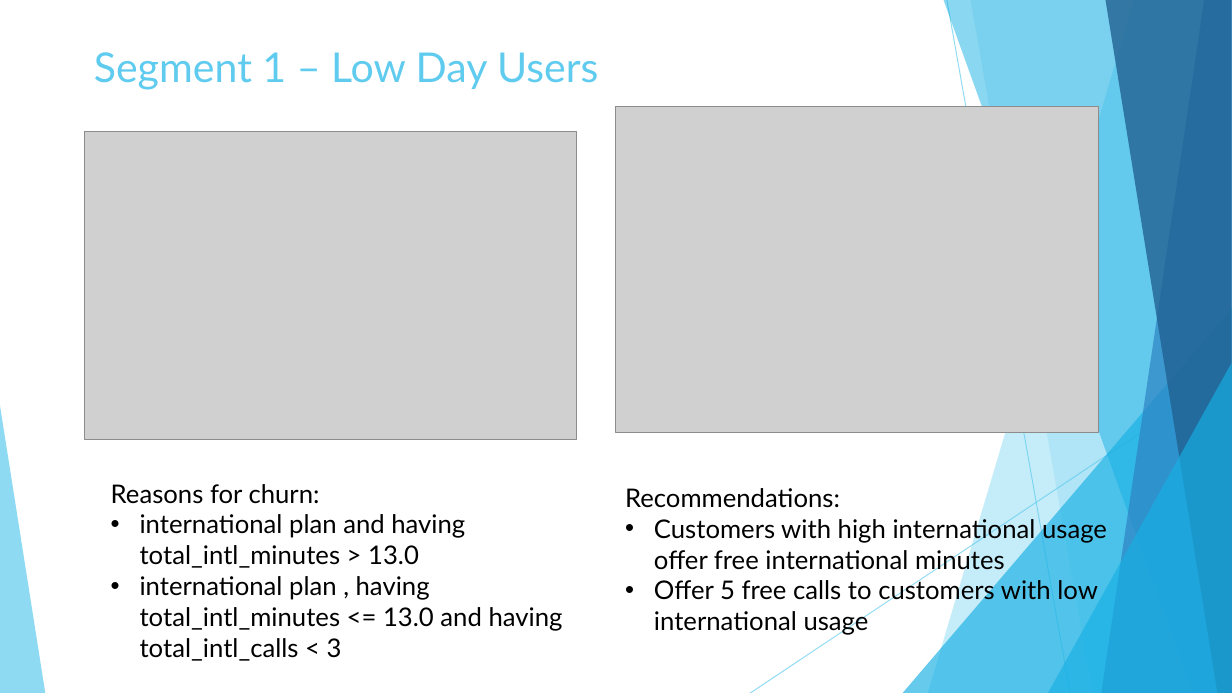
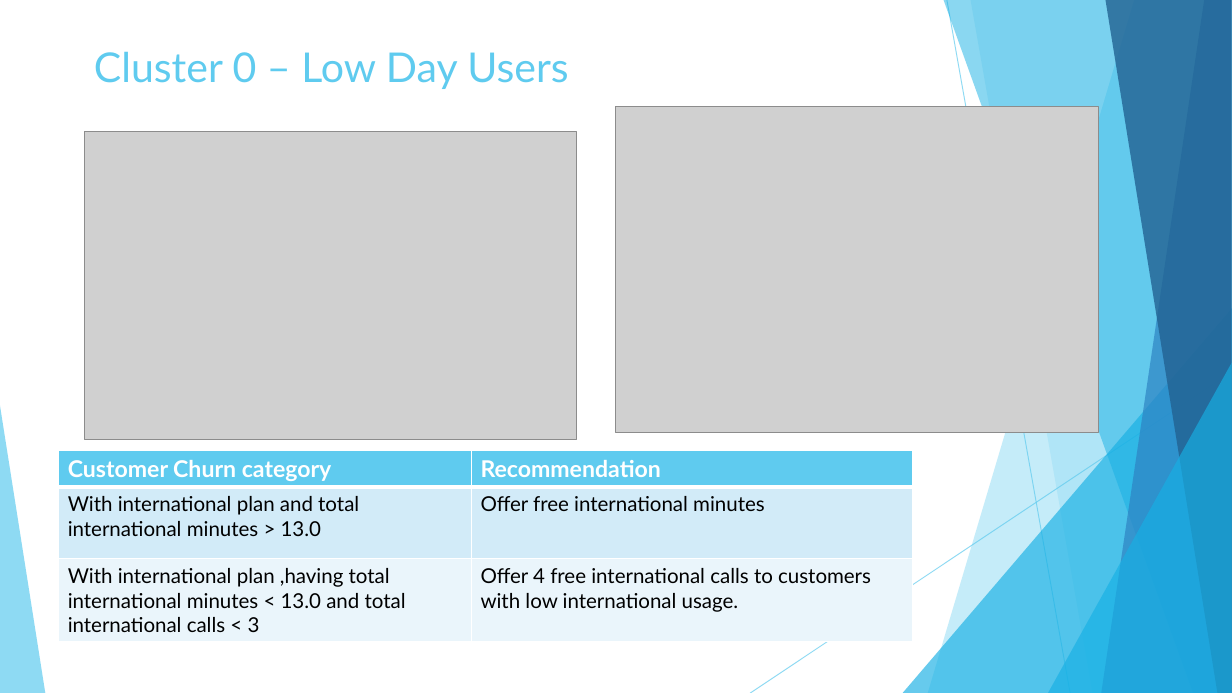
Before and after one commit to abahl88/Independent-Projects, a slide deck: slide 7 of Telecom Customer Churn/Telco Churn Presentation.pptx. Drawn at 1232x693 pixels with LibreOffice and Linux fonts; fonts in the diff are those of the drawing; grey boxes stand for pictures. Boxes give left, top, right and bottom in pixels: in the first picture for what was removed or moved away, otherwise in the second. Text is boxed around its words. In the diff, an @@ line names an element or a change of style, - is before the commit and + after.

```diff
--- a/Telecom Customer Churn/Telco Churn Presentation.pptx
+++ b/Telecom Customer Churn/Telco Churn Presentation.pptx
@@ title at [94, 51, 568, 89]: text changed @@
-Segment 1 – Low Day Users
+Cluster 0 – Low Day Users
@@ table added at [58, 450, 912, 642], 3 rows, 2 columns @@
+Customer Churn category | Recommendation
+With international plan and total international minutes > 13.0 | Offer free international minutes
+With international plan ,having total international minutes < 13.0 and total international calls < 3 | Offer 4 free international calls to customers with low international usage.
@@ text removed at [111, 484, 563, 661] @@
-Reasons for churn:
-• international plan and having total_intl_minutes > 13.0
-• international plan , having total_intl_minutes <= 13.0 and having total_intl_calls < 3
@@ text removed at [625, 488, 1107, 635] @@
-Recommendations:
-• Customers with high international usage offer free international minutes
-• Offer 5 free calls to customers with low international usage
```
Also in this commit, not shown: 10 other slides changed, 1 other file.
